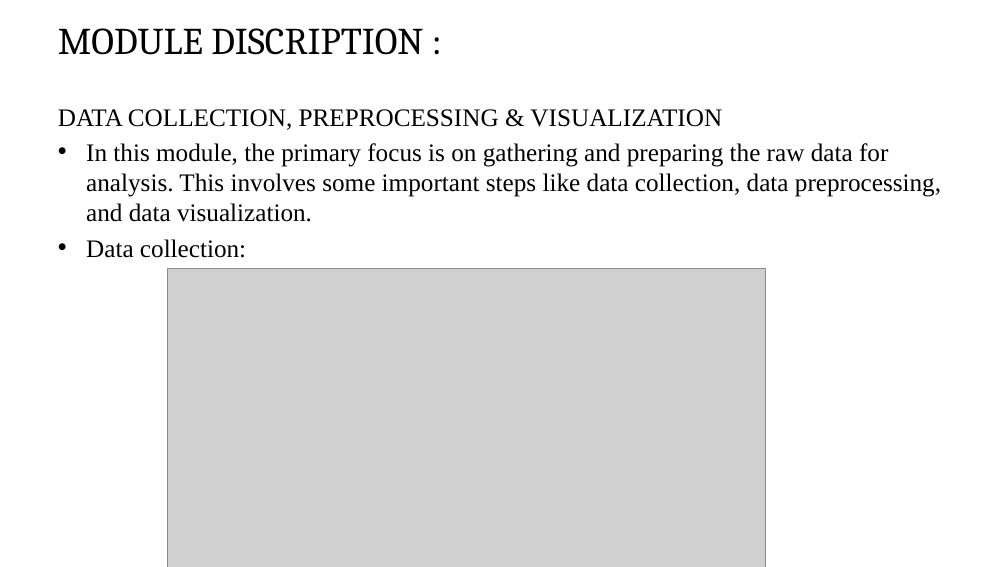
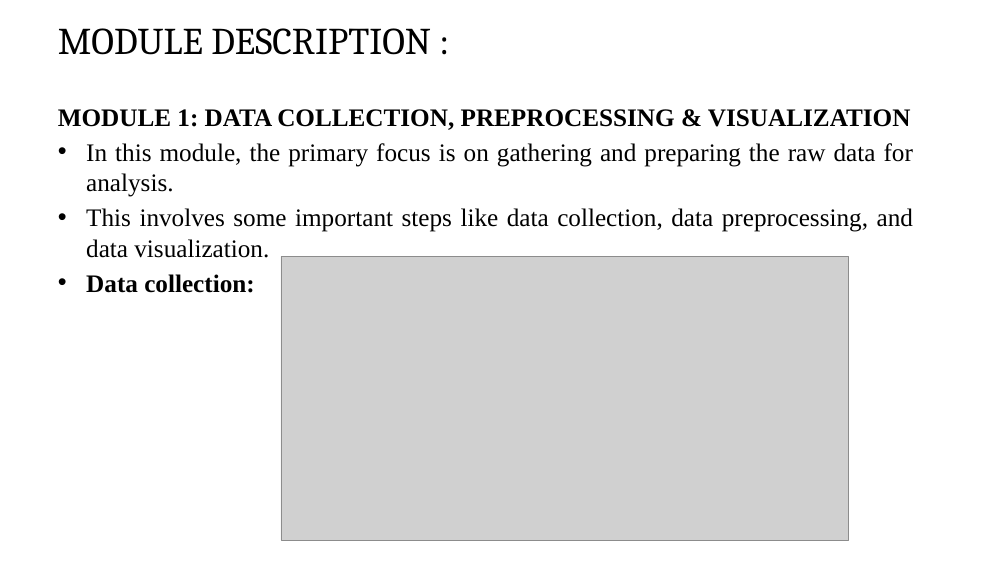
Before and after one commit to jes1326/Jeswanth_Puducherry_Tecnological_University, a slide deck: slide 8 of coappsinternship.pptx. Drawn at 1008x567 pixels with LibreOffice and Linux fonts; fonts in the diff are those of the drawing; grey boxes stand for pictures; background and template pictures are left out. Boxes give left, top, right and bottom in pixels: in the first picture for what was removed or moved away, otherwise in the second. Text is boxed around its words. In the diff, an @@ line names an element or a change of style, - is before the commit and + after.

```diff
--- a/coappsinternship.pptx
+++ b/coappsinternship.pptx
@@ title at [58,28,431,55]: text changed @@
-MODULE DISCRIPTION :
+MODULE DESCRIPTION :
@@ text "MODULE 1: DATA COLLECTION, PREPROCESSING ..." at [58,109,913,258]: bold on in "Data collection:" @@
@@ text at [58,109,913,258]: text changed @@
-DATA COLLECTION, PREPROCESSING & VISUALIZATION
-• In this module, the primary focus is on gathering and preparing the raw data for analysis. This involves some important steps like data collection, data preprocessing, and data visualization.
+MODULE 1: DATA COLLECTION, PREPROCESSING & VISUALIZATION
+• In this module, the primary focus is on gathering and preparing the raw data for analysis.
+• This involves some important steps like data collection, data preprocessing, and data visualization.
@@ picture: place and size @@
-picture at [168,268,765,567]
+picture at [281,256,848,540]
```
Also in this commit, not shown: 17 other slides changed.
